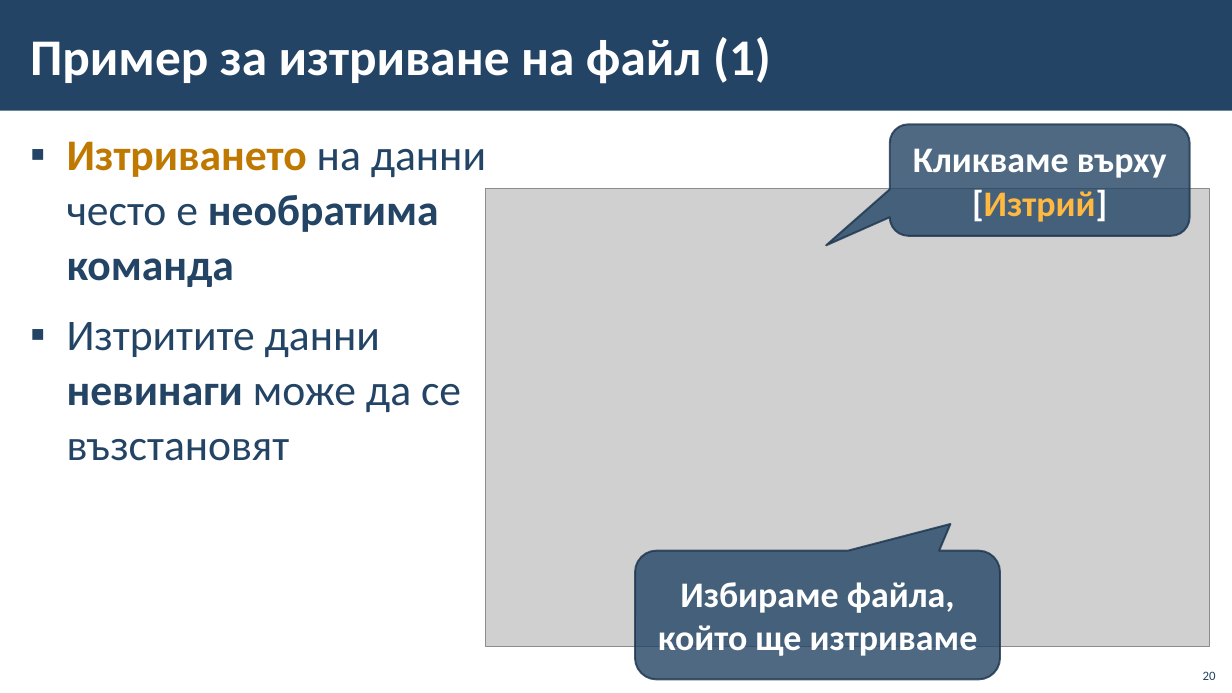
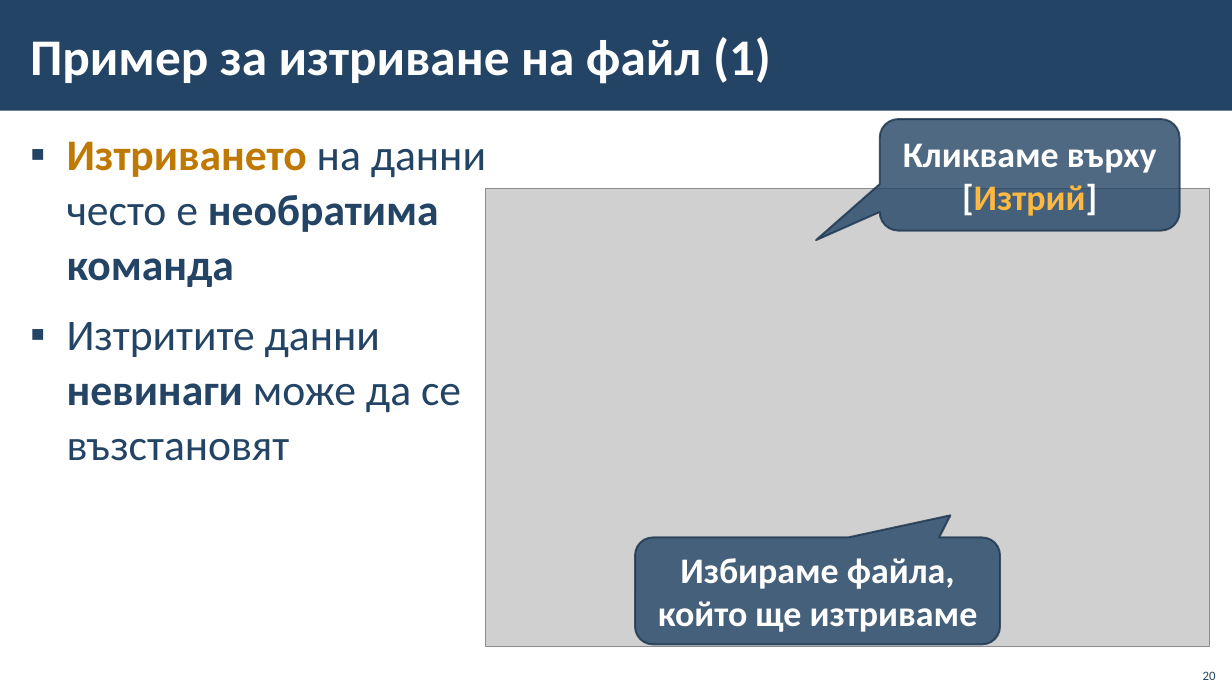
Before and after one commit to BG-IT-Edu/School-Programming, a slide deck: slide 20 of Courses/Computer-Modeling-and-IT/Computer-Modeling-and-IT-5-Class/04-File-System/04-File-System.pptx. Drawn at 1232x693 pixels with LibreOffice and Linux fonts; fonts in the diff are those of the drawing; grey boxes stand for pictures; background and template pictures are left out. Boxes give left, top, right and bottom in pixels: in the first picture for what was removed or moved away, otherwise in the second. Text is boxed around its words. In the diff, an @@ line names an element or a change of style, - is before the commit and + after.

```diff
--- a/Courses/Computer-Modeling-and-IT/Computer-Modeling-and-IT-5-Class/04-File-System/04-File-System.pptx
+++ b/Courses/Computer-Modeling-and-IT/Computer-Modeling-and-IT-5-Class/04-File-System/04-File-System.pptx
@@ rounded speech box "Кликваме върху [Изтрий]": place and size @@
-rounded speech box "Кликваме върху [Изтрий]" at box(890, 125, 1190, 237)
+rounded speech box "Кликваме върху [Изтрий]" at box(880, 119, 1180, 231)
@@ rounded speech box "Избираме файла, който ще изтриваме": place and size @@
-rounded speech box "Избираме файла, който ще изтриваме" at box(635, 551, 1000, 679)
+rounded speech box "Избираме файла, който ще изтриваме" at box(635, 538, 1000, 645)
```
Also in this commit, not shown: 17 other slides changed, 13 other files.
